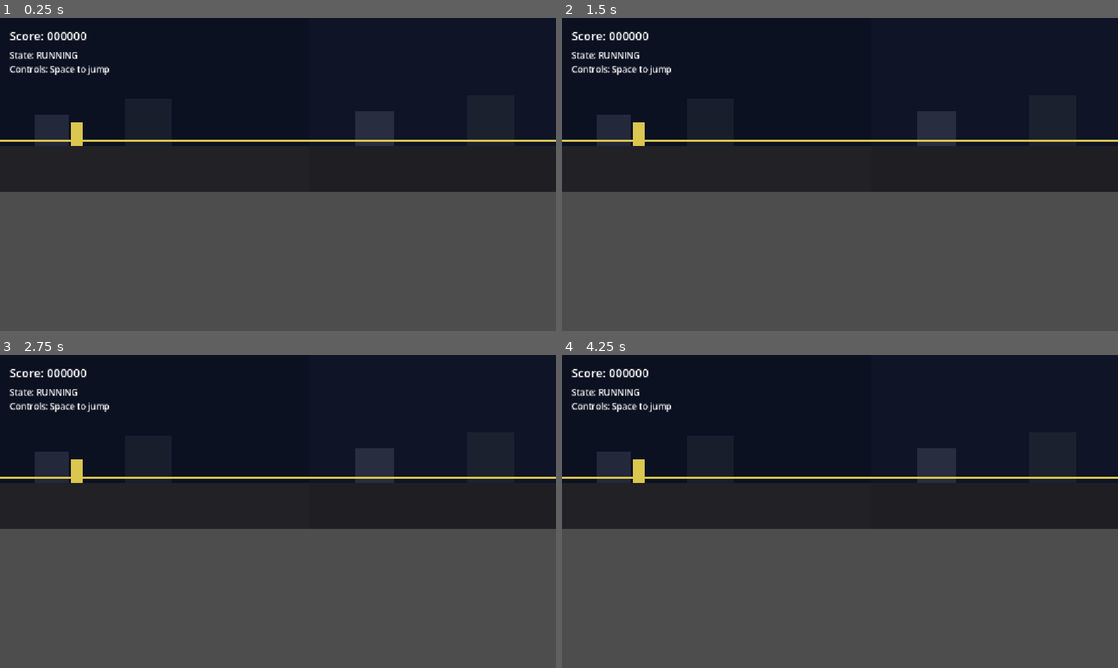
Above: before the commit, frames 1-4 (two rows, left to right).
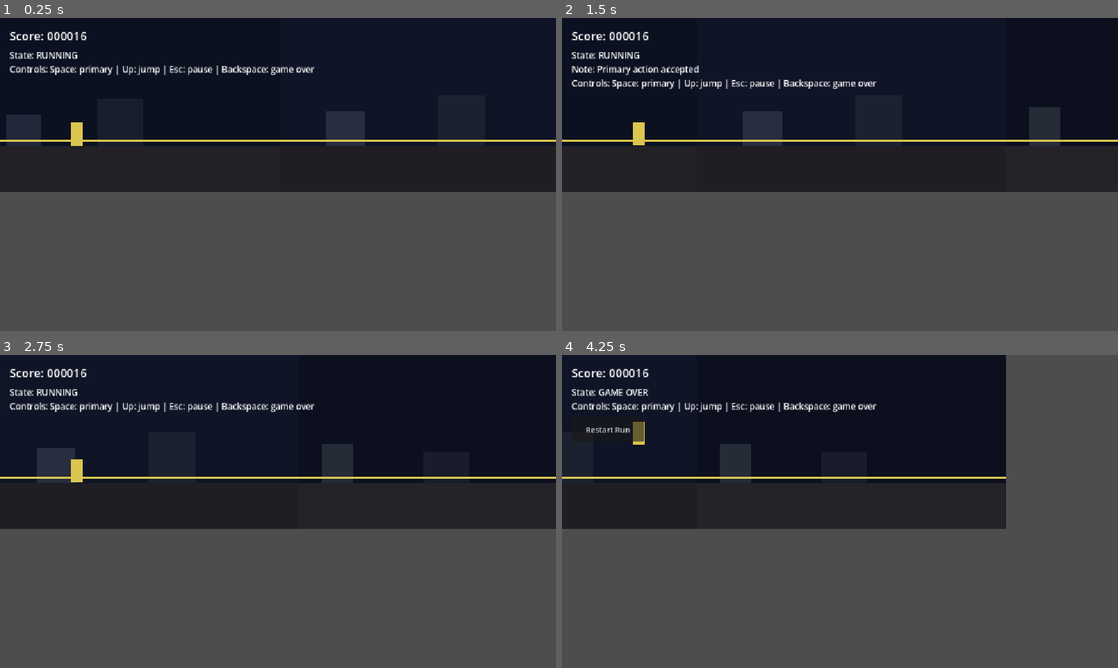
Above: after the commit, the same moments.

Repository: v-Kaefer/Take-Your-Pills
Game: Godot game, scene res://scenes/game/game.tscn
Same seed, same stepped clock (60 frames per second), same inputs: the game is played once before the commit and once after it.
Inputs:
- Up to frame 1 (0.25 s): no input
- Up to frame 2 (1.5 s): tap Space (player_primary, bound only after the commit) at 0.6, 1.35 s; tap Up (player_jump, bound only after the commit) at 0.77 s
- Up to frame 3 (2.75 s): tap Up (player_jump, bound only after the commit) at 1.52 s; tap Space (player_primary, bound only after the commit) at 2.1 s
- Up to frame 4 (4.25 s): tap Space (player_primary, bound only after the commit) at 2.85, 3.6 s; tap Up (player_jump, bound only after the commit) at 3.02, 3.77 s; tap Backspace (game_over_debug, bound only after the commit) at 4.15 s

The runs differ from the first frame. In frame 1, 2.7% of the frame differs, in the area x 1-71%, y 4-41%; in frame 2, 3.2%; in frame 3, 1.6%; in frame 4, 14%, in the area x 4-100%, y 0-56%.
Error before the commit: Parse Error: Expected indented block after function declaration. (res://scenes/game/game.gd:17)

Commit message:
fix: restore GDScript indentation in merged game controller
Agent-Logs-Url: https://github.com/v-Kaefer/Take-Your-Pills/sessions/4adf406c-95bd-4f2b-86c6-08b2158c6544

Co-authored-by: v-Kaefer <128633407+v-Kaefer@users.noreply.github.com>

Diff:
--- a/scenes/game/game.gd
+++ b/scenes/game/game.gd
@@ -15,110 +15,110 @@
 
 
 func _ready() -> void:
-_ensure_input_actions()
-hud.connect_restart(_on_restart_button_pressed)
-chunks.set_scroll_speed(DEFAULT_SCROLL_SPEED)
-chunks.start_run()
-player.start_run()
-player.primary_action_requested.connect(_on_player_primary_action_requested)
-_update_hud()
+	_ensure_input_actions()
+	hud.connect_restart(_on_restart_button_pressed)
+	chunks.set_scroll_speed(DEFAULT_SCROLL_SPEED)
+	chunks.start_run()
+	player.start_run()
+	player.primary_action_requested.connect(_on_player_primary_action_requested)
+	_update_hud()
 
 
 func _process(_delta: float) -> void:
-if current_state == GameState.RUNNING:
-var new_score = int(player.position.x / 10.0)
-if new_score != score:
-score = new_score
-_update_hud()
+	if current_state == GameState.RUNNING:
+		var new_score = int(player.position.x / 10.0)
+		if new_score != score:
+			score = new_score
+			_update_hud()
 
 
 func _unhandled_input(event: InputEvent) -> void:
-if event.is_action_pressed("game_pause"):
-_toggle_pause()
-get_viewport().set_input_as_handled()
-return
+	if event.is_action_pressed("game_pause"):
+		_toggle_pause()
+		get_viewport().set_input_as_handled()
+		return
 
-if event.is_action_pressed("game_over_debug"):
-_set_game_over()
-get_viewport().set_input_as_handled()
-return
+	if event.is_action_pressed("game_over_debug"):
+		_set_game_over()
+		get_viewport().set_input_as_handled()
+		return
 
-if event.is_action_pressed(player.primary_action_name):
-player.request_primary_action()
-get_viewport().set_input_as_handled()
-return
+	if event.is_action_pressed(player.primary_action_name):
+		player.request_primary_action()
+		get_viewport().set_input_as_handled()
+		return
 
-if event.is_action_pressed(player.jump_action_name):
-player.request_jump()
-get_viewport().set_input_as_handled()
-return
+	if event.is_action_pressed(player.jump_action_name):
+		player.request_jump()
+		get_viewport().set_input_as_handled()
+		return
 
 
 func _toggle_pause() -> void:
-if current_state == GameState.GAME_OVER:
-return
+	if current_state == GameState.GAME_OVER:
+		return
 
-if current_state == GameState.RUNNING:
-current_state = GameState.PAUSED
-chunks.pause_run()
-player.pause_run()
-else:
-current_state = GameState.RUNNING
-chunks.start_run()
-player.start_run()
+	if current_state == GameState.RUNNING:
+		current_state = GameState.PAUSED
+		chunks.pause_run()
+		player.pause_run()
+	else:
+		current_state = GameState.RUNNING
+		chunks.start_run()
+		player.start_run()
 
-_update_hud()
+	_update_hud()
 
 
 func _set_game_over() -> void:
-if current_state == GameState.GAME_OVER:
-return
+	if current_state == GameState.GAME_OVER:
+		return
 
-current_state = GameState.GAME_OVER
-chunks.end_run()
-player.end_run()
-hud.show_game_over()
-_update_hud()
+	current_state = GameState.GAME_OVER
+	chunks.end_run()
+	player.end_run()
+	hud.show_game_over()
+	_update_hud()
 
 
 func _on_player_primary_action_requested() -> void:
-active_note = "Primary action accepted"
-_update_hud()
-await get_tree().create_timer(2.0).timeout
-if active_note == "Primary action accepted":
-active_note = ""
-_update_hud()
+	active_note = "Primary action accepted"
+	_update_hud()
+	await get_tree().create_timer(2.0).timeout
+	if active_note == "Primary action accepted":
+		active_note = ""
+		_update_hud()
 
 
 func _on_restart_button_pressed() -> void:
-get_tree().reload_current_scene()
+	get_tree().reload_current_scene()
 
 
 func _update_hud() -> void:
-var state_text := "RUNNING"
-if current_state == GameState.PAUSED:
-state_text = "PAUSED"
-elif current_state == GameState.GAME_OVER:
-state_text = "GAME OVER"
+	var state_text := "RUNNING"
+	if current_state == GameState.PAUSED:
+		state_text = "PAUSED"
+	elif current_state == GameState.GAME_OVER:
+		state_text = "GAME OVER"
 
-var control_note := "Space: primary | Up: jump | Esc: pause | Backspace: game over"
-hud.update_state(state_text, control_note, active_note)
-hud.update_score(score)
+	var control_note := "Space: primary | Up: jump | Esc: pause | Backspace: game over"
+	hud.update_state(state_text, control_note, active_note)
+	hud.update_score(score)
 
 
 func _ensure_input_actions() -> void:
-_register_key_action(player.primary_action_name, KEY_SPACE)
-_register_key_action(player.jump_action_name, KEY_UP)
-_register_key_action("game_pause", KEY_ESCAPE)
-_register_key_action("game_over_debug", KEY_BACKSPACE)
+	_register_key_action(player.primary_action_name, KEY_SPACE)
+	_register_key_action(player.jump_action_name, KEY_UP)
+	_register_key_action("game_pause", KEY_ESCAPE)
+	_register_key_action("game_over_debug", KEY_BACKSPACE)
 
 
 func _register_key_action(action_name: StringName, keycode: Key) -> void:
-if not InputMap.has_action(action_name):
-InputMap.add_action(action_name)
+	if not InputMap.has_action(action_name):
+		InputMap.add_action(action_name)
 
-InputMap.action_erase_events(action_name)
+	InputMap.action_erase_events(action_name)
 
-var event := InputEventKey.new()
-event.keycode = keycode
-InputMap.action_add_event(action_name, event)
+	var event := InputEventKey.new()
+	event.keycode = keycode
+	InputMap.action_add_event(action_name, event)
